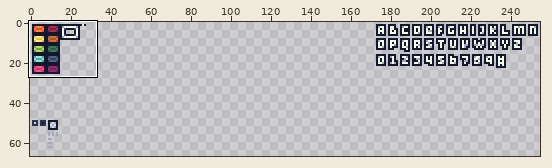
Edited in one commit: pixel-art file (res/spr.aseprite). Above, an overview of the earlier version with the close-up marked.
Close-up. The starting point:
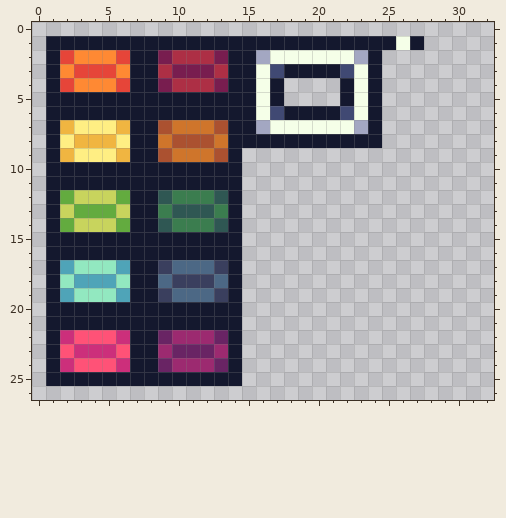
255x255 pixels, 1 frame. Shown: x 0..32, y 0..26. The wide view leaves out empty margins.
The same view after the edit:
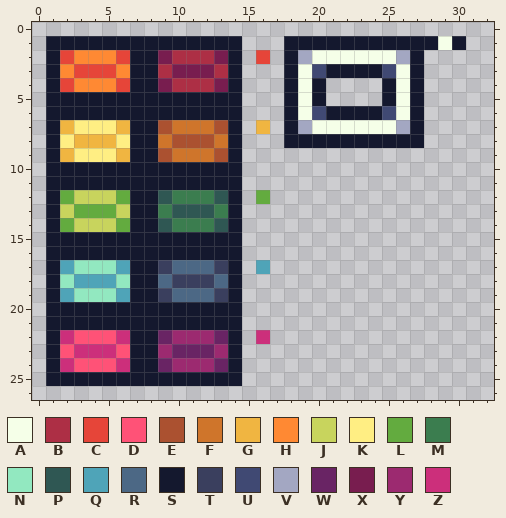
Palette (. is transparent): A #f5ffe8  B #ad2f45  C #e64539  D #ff5277  E #ab5130  F #cf752b  G #f0b541  H #ff8933  J #c8d45d  K #ffee83  L #63ab3f  M #3b7d4f  N #92e8c0  P #2f5753  Q #4fa4b8  R #4c6885  S #14182e  T #3a3f5e  U #404973  V #a3a7c2  W #692464  X #781d4f  Y #9c2a70  Z #cc2f7b
From the commit log: feat(timeline): draw notes in sections
The exact change:
Changed rows in their new state; - is an unchanged pixel.
first column x 15:
 1 ...--------S-SAS
 2 .C.SV---AAAVS---
 3 ...-AU-SS-UAS---
 4 ...SAS-...SAS---
 5 ...SAS-...SAS---
 6 ...-AU-SS-UAS---
 7 .G.SV---AAAVS---
 8 ...-------SSS---
first column x 16:
12 L
first column x 16:
17 Q
first column x 16:
22 Z
